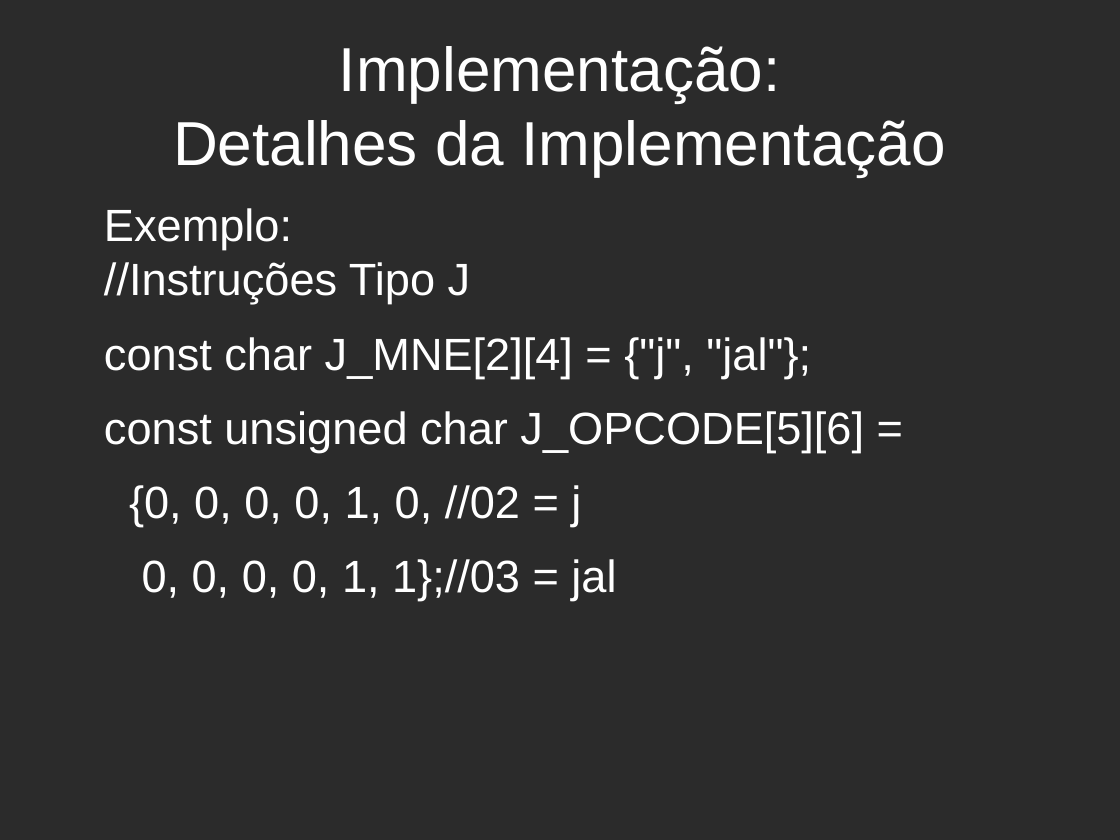
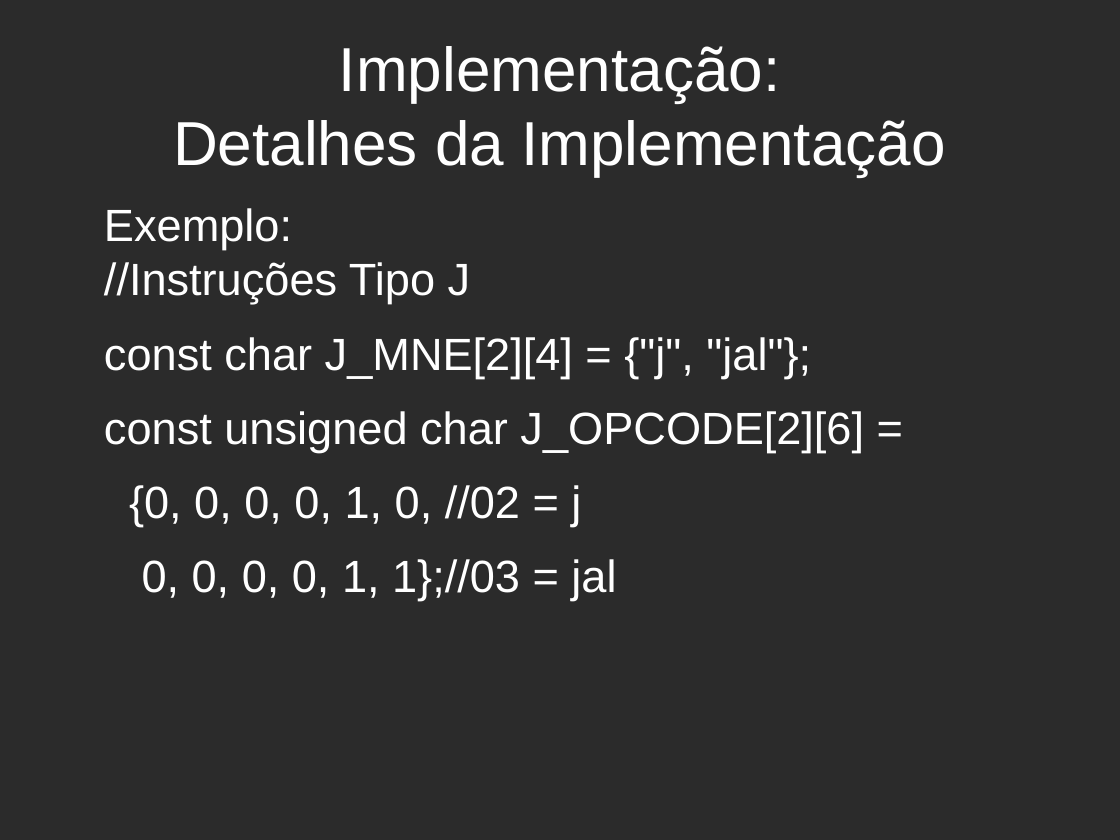
Before and after one commit to diegorocha/tradutor_mips, a slide deck: slide 9 of doc/Apresentação.odp. Drawn at 1120x840 pixels with LibreOffice and Linux fonts; fonts in the diff are those of the drawing; background and template pictures are left out; a plain dark background stands for a picture behind light text. Boxes give left, top, right and bottom in pixels: in the first picture for what was removed or moved away, otherwise in the second. Text is boxed around its words. In the diff, an @@ line names an element or a change of style, - is before the commit and + after.

```diff
--- a/doc/Apresentação.odp
+++ b/doc/Apresentação.odp
@@ text at (x1=104, y1=411, x2=864, y2=452): text changed @@
-const unsigned char J_OPCODE[5][6] =
+const unsigned char J_OPCODE[2][6] =
```
Also in this commit, not shown: 1 other slide changed, 20 other files.
